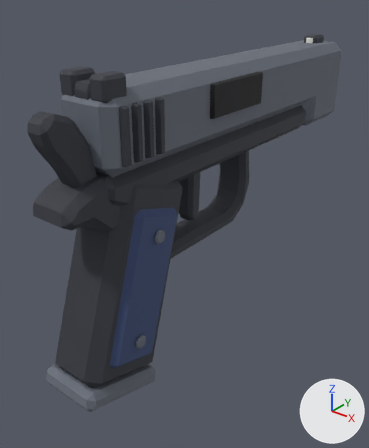
The glTF model roblox/assets/weapons-kit/src/w_pistol.glb: old version first, new version second.
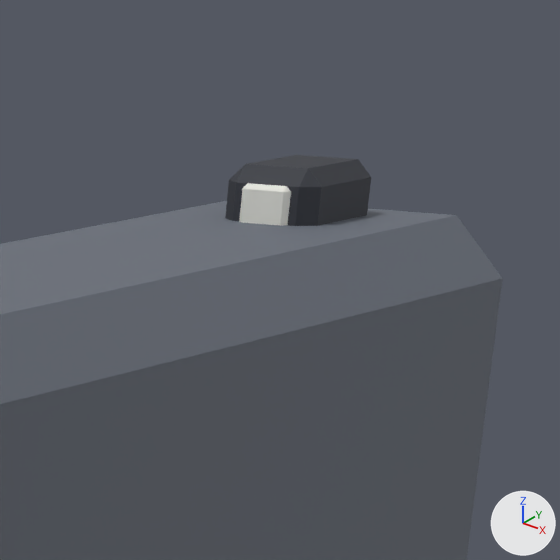
The first picture shows the older version from a 50 mm camera at (0.217, -0.235, 0.107) aimed at (-0.016, 0.057, -0.074). The close-ups show the older and then the newer version on the part from 74% to 95% of the width and 3% to 20% of the height of that picture. Only the edits that show in the close-ups are written down. Lighting does not change. The marker at lower right points along +X, +Y and +Z. Where no turn or scale is listed for an object, it has been applied to the vertices. Vertices at exactly the same position are counted once.

Objects in the first close-up: 'slide_wzA', 'slide_wzN', 'slide_wzN.002'.
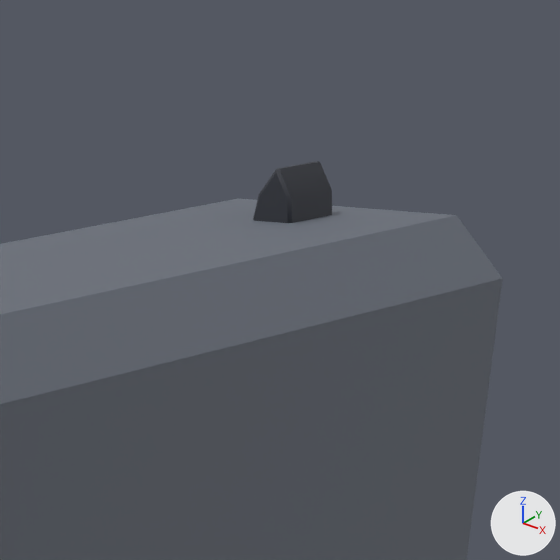
Changed parts and their boxes (x1, y1, x2, y2) in the close-ups (560 x 560 px):
'slide_wzN', reshaped: before (225, 155, 371, 226); after (253, 161, 332, 223)
'slide_wzN.002', deleted: before (239, 183, 291, 226)

Diff of the bpy script that builds the scene:
```diff
--- a/roblox/assets/weapons-kit/src/w_pistol.glb.py
+++ b/roblox/assets/weapons-kit/src/w_pistol.glb.py
@@ me_slide_wzn @@
 # used by ob_slide_wzn; location = (0.0, 0.0, 0.0)
-me_slide_wzn.from_pydata(...)  # 352 vertices, 668 faces; spans x -0.025..0.025, y -0.052..0.254, z -0.011..0.06
+me_slide_wzn.from_pydata(...)  # 334 vertices, 640 faces; spans x -0.025..0.025, y -0.048..0.254, z -0.011..0.058
+# me_slide_wzn part 1
+# 14 vertices are removed from x -0.006..0.006, y 0.218..0.236, z 0.046..0.058
+# 42 faces are deleted
+# 10 vertices move from x -0.006..0.004, y 0.218..0.236, z 0.046..0.058 to x -0.003..0.002, y 0.22..0.232, z 0.051..0.058
+# 16 vertices are added at x -0.002..0.003, y 0.22..0.232, z 0.051..0.058
+# 46 new faces join them
+# other edits to the shape of me_slide_wzn do not show in these pictures
 me_slide_wzn.materials.append(mat_dark)
@@ ob_slide_wzn_002 @@
-ob_slide_wzn_002 = bpy.data.objects.new('slide_wzN.002', me_slide_wzn_002)
-ob_slide_wzn_002.location = (0.0, 0.0, 0.0)
```
